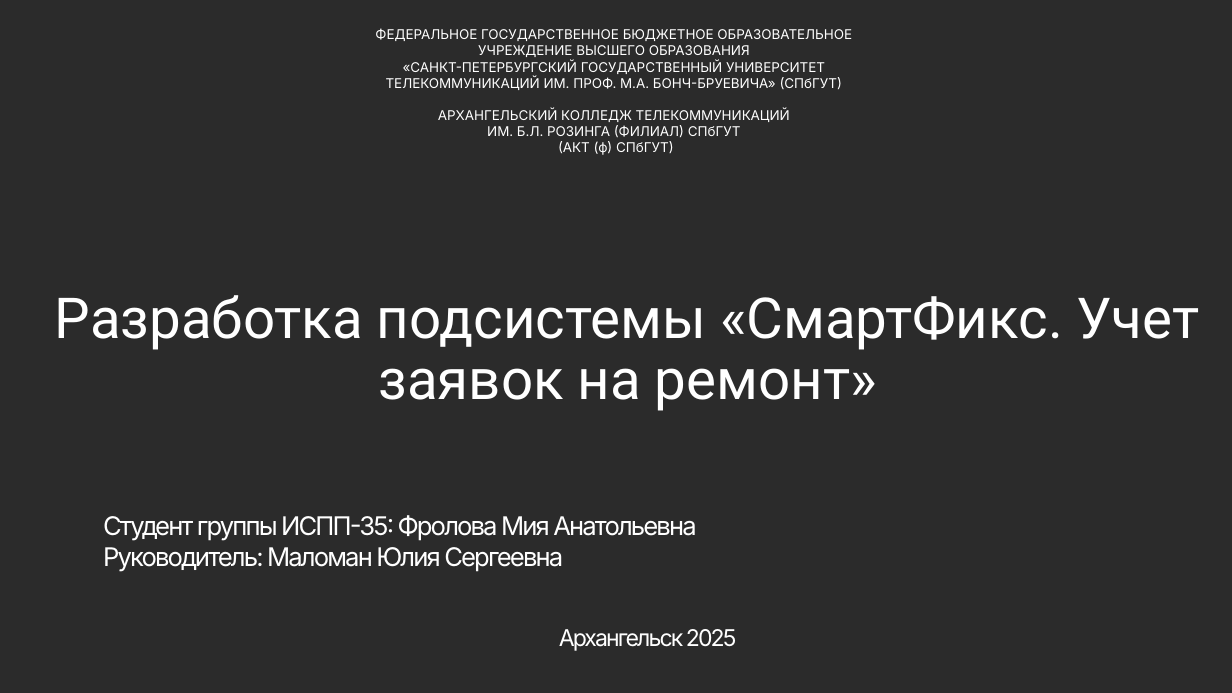
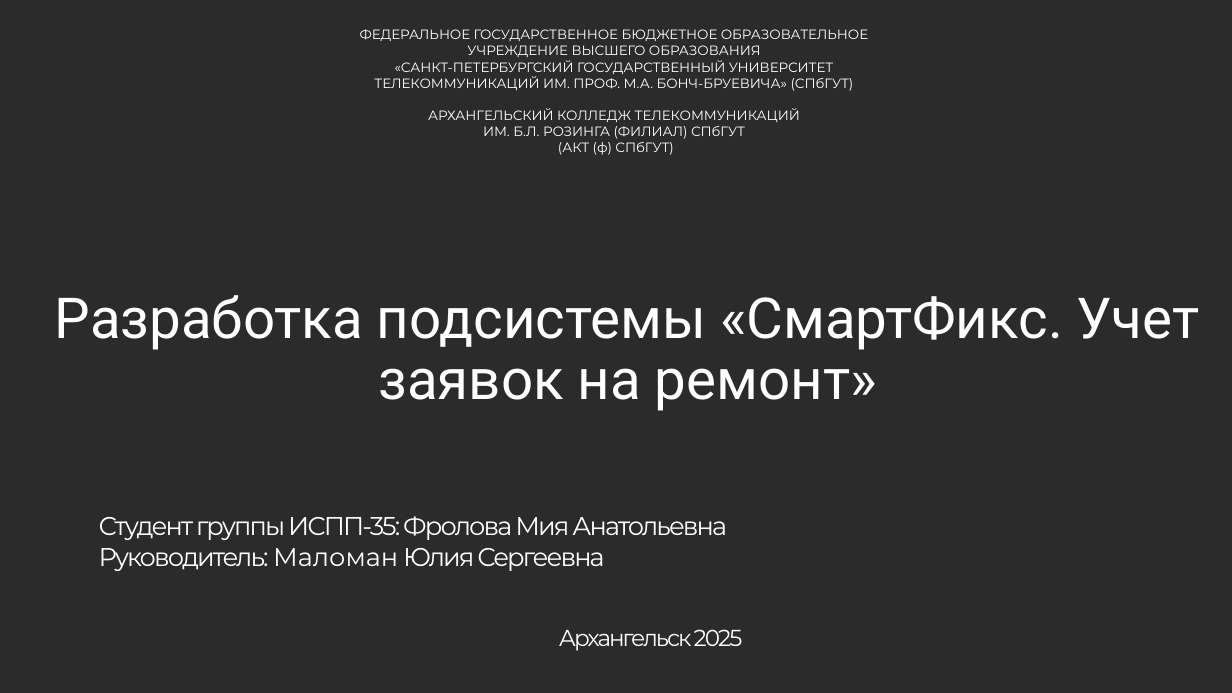
Before and after one commit to amadesya/CourseProject, a slide deck: slide 1 of Документация/Разработка подсистемы СмартФикс.pptx. Drawn at 1232x693 pixels with LibreOffice and Linux fonts; fonts in the diff are those of the drawing; background and template pictures are left out; a plain dark background stands for a picture behind light text. Boxes give left, top, right and bottom in pixels: in the first picture for what was removed or moved away, otherwise in the second. Text is boxed around its words. In the diff, an @@ line names an element or a change of style, - is before the commit and + after.

```diff
--- a/Документация/Разработка подсистемы СмартФикс.pptx
+++ b/Документация/Разработка подсистемы СмартФикс.pptx
@@ text "ФЕДЕРАЛЬНОЕ ГОСУДАРСТВЕННОЕ БЮДЖЕТНОЕ ОБРАЗОВАТЕЛЬНОЕ УЧРЕЖД ..." at box(360, 29, 868, 155): font Inter to Montserrat @@
@@ text "Студент группы ИСПП-35: Фролова Мия ..." at box(99, 516, 727, 571): font Inter to Montserrat; letter spacing -1.5 to 0 pt in "Маломан" @@
@@ text "Архангельск 2025" at box(559, 629, 743, 651): font Inter to Montserrat @@
```
Also in this commit, not shown: 1 other slide changed, 2 slides added, 2 slides removed.
